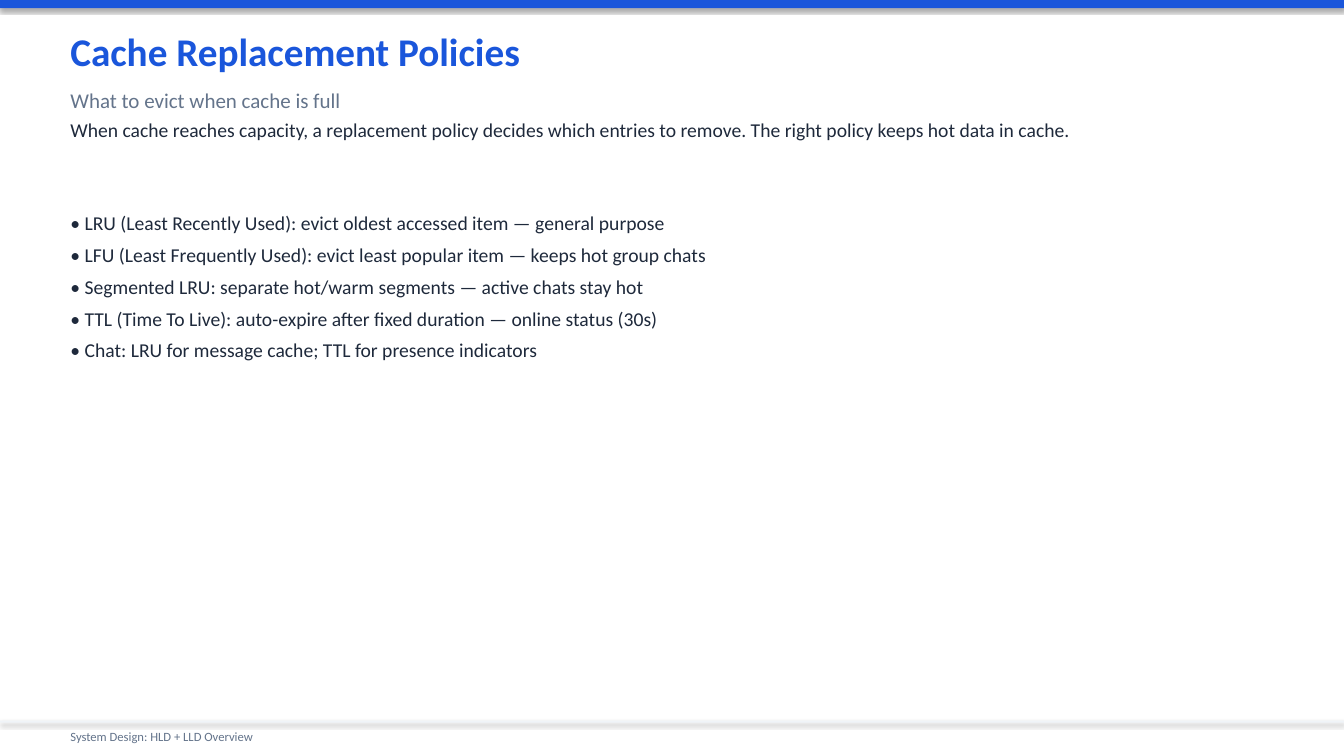
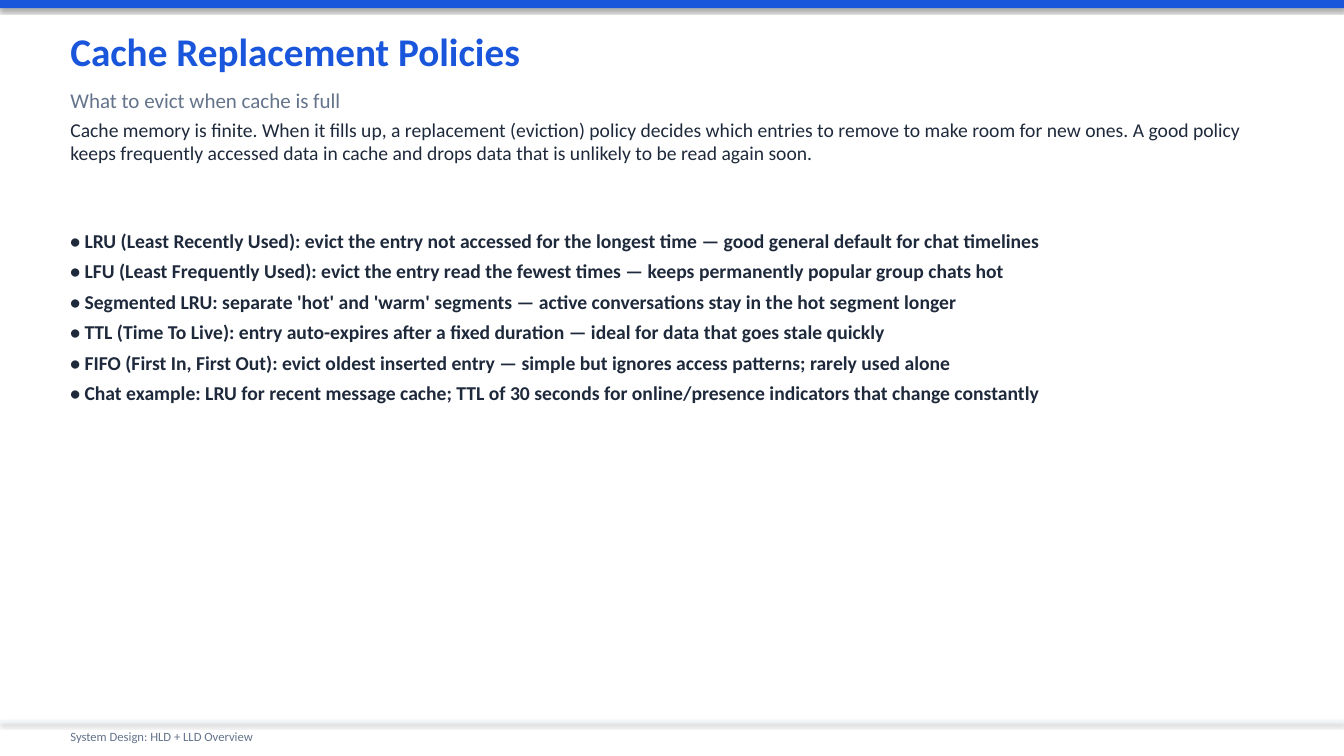
Before and after one commit to sniper1611/mainwebsite, a slide deck: slide 24 of System_Design_Presentation.pptx (slide 22 before the commit). Drawn at 1344x756 pixels with LibreOffice and Linux fonts; fonts in the diff are those of the drawing. Boxes give left, top, right and bottom in pixels: in the first picture for what was removed or moved away, otherwise in the second. Text is boxed around its words. In the diff, an @@ line names an element or a change of style, - is before the commit and + after.

```diff
--- a/System_Design_Presentation.pptx
+++ b/System_Design_Presentation.pptx
@@ text at <box>70,123,1240,164</box>: text changed @@
-When cache reaches capacity, a replacement policy decides which entries to remove. The right policy keeps hot data in cache.
+Cache memory is finite. When it fills up, a replacement (eviction) policy decides which entries to remove to make room for new ones. A good policy keeps frequently accessed data in cache and drops data that is unlikely to be read again soon.
@@ text at <box>85,233,1039,404</box>: text changed; bold on @@
-• LRU (Least Recently Used): evict oldest accessed item — general purpose
-• LFU (Least Frequently Used): evict least popular item — keeps hot group chats
-• Segmented LRU: separate hot/warm segments — active chats stay hot
-• TTL (Time To Live): auto-expire after fixed duration — online status (30s)
-• Chat: LRU for message cache; TTL for presence indicators
+• LRU (Least Recently Used): evict the entry not accessed for the longest time — good general default for chat timelines
+• LFU (Least Frequently Used): evict the entry read the fewest times — keeps permanently popular group chats hot
+• Segmented LRU: separate 'hot' and 'warm' segments — active conversations stay in the hot segment longer
+• TTL (Time To Live): entry auto-expires after a fixed duration — ideal for data that goes stale quickly
+• FIFO (First In, First Out): evict oldest inserted entry — simple but ignores access patterns; rarely used alone
+• Chat example: LRU for recent message cache; TTL of 30 seconds for online/presence indicators that change constantly
```
Also in this commit, not shown: 53 other slides changed, 5 slides added, 2 slides removed.
